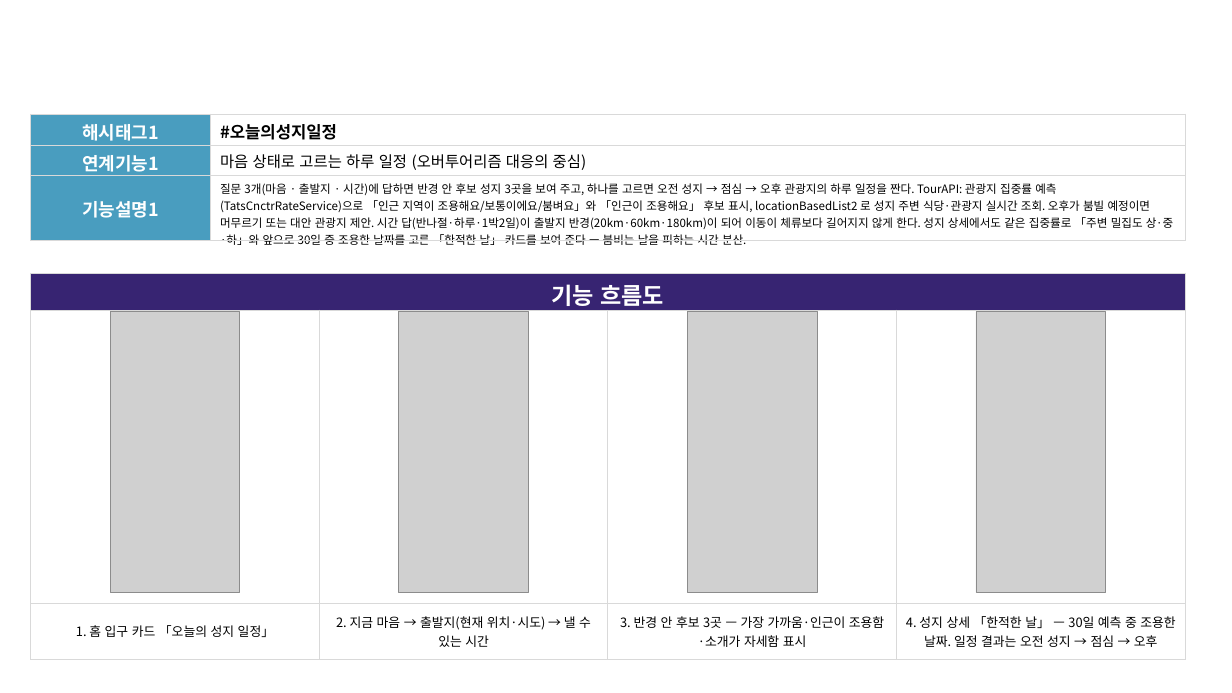
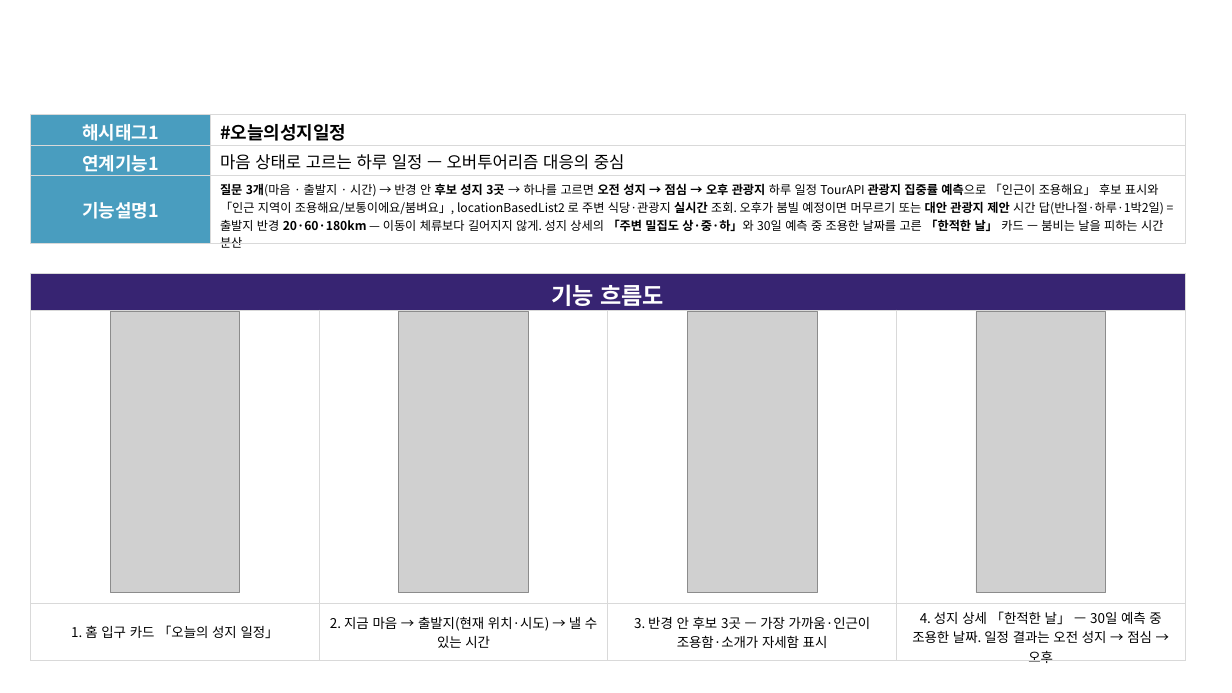
Before and after one commit to linkcontent7-huisun/visitholykorea, a slide deck: slide 5 of docs/10-product/공모전/원본-공모전제출/기능설명서_2026-09-21.pptx. Drawn at 1232x693 pixels with LibreOffice and Linux fonts; fonts in the diff are those of the drawing; grey boxes stand for pictures; background and template pictures are left out. Boxes give left, top, right and bottom in pixels: in the first picture for what was removed or moved away, otherwise in the second. Text is boxed around its words. In the diff, an @@ line names an element or a change of style, - is before the commit and + after.

```diff
--- a/docs/10-product/공모전/원본-공모전제출/기능설명서_2026-09-21.pptx
+++ b/docs/10-product/공모전/원본-공모전제출/기능설명서_2026-09-21.pptx
@@ table at box(30, 115, 1186, 253) @@
-row 2, column 2: 마음 상태로 고르는 하루 일정 (오버투어리즘 대응의 중심)
+row 2, column 2: 마음 상태로 고르는 하루 일정 — 오버투어리즘 대응의 중심
-row 3, column 2: 질문 3개(마음 · 출발지 · 시간)에 답하면 반경 안 후보 성지 3곳을 보여 주고, 하나를 고르면 오전 성지 → 점심 → 오후 관광지의 하루 일정을 짠다. TourAPI: 관광지 집중률 예측(TatsCnctrRateService)으로 「인근 지역이 조용해요/보통이에요/붐벼요」와 「인근이 조용해요」 후보 표시, locationBasedList2 로 성지 주변 식당·관광지 실시간 조회. 오후가 붐빌 예정이면 머무르기 또는 대안 관광지 제안. 시간 답(반나절·하루·1박2일)이 출발지 반경(20km·60km·180km)이 되어 이동이 체류보다 길어지지 않게 한다. 성지 상세에서도 같은 집중률로 「주변 밀집도 상·중·하」와 앞으로 30일 중 조용한 날짜를 고른 「한적한 날」 카드를 보여 준다 — 붐비는 날을 피하는 시간 분산.
+row 3, column 2: 질문 3개(마음 · 출발지 · 시간) → 반경 안 후보 성지 3곳 → 하나를 고르면 오전 성지 → 점심 → 오후 관광지 하루 일정 TourAPI 관광지 집중률 예측으로 「인근이 조용해요」 후보 표시와 「인근 지역이 조용해요/보통이에요/붐벼요」, locationBasedList2 로 주변 식당·관광지 실시간 조회. 오후가 붐빌 예정이면 머무르기 또는 대안 관광지 제안 시간 답(반나절·하루·1박2일) = 출발지 반경 20·60·180km — 이동이 체류보다 길어지지 않게. 성지 상세의 「주변 밀집도 상·중·하」와 30일 예측 중 조용한 날짜를 고른 「한적한 날」 카드 — 붐비는 날을 피하는 시간 분산
@@ size 13 to 14 pt in "#오늘의성지일정" @@
@@ table at box(30, 274, 1184, 667) @@
@@ size 10 to 10.5 pt @@
```
Also in this commit, not shown: 9 other slides changed, 4 other files.
